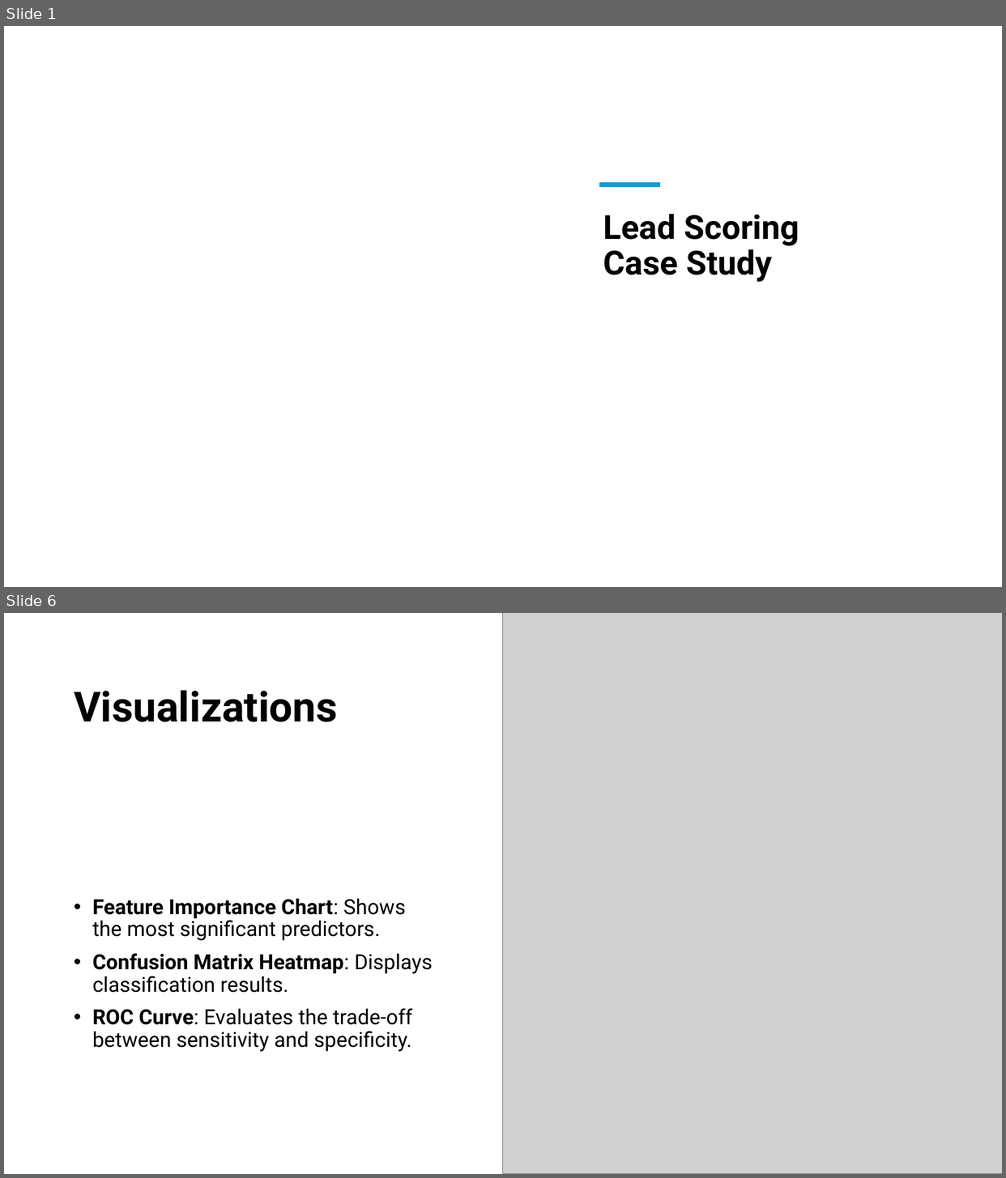
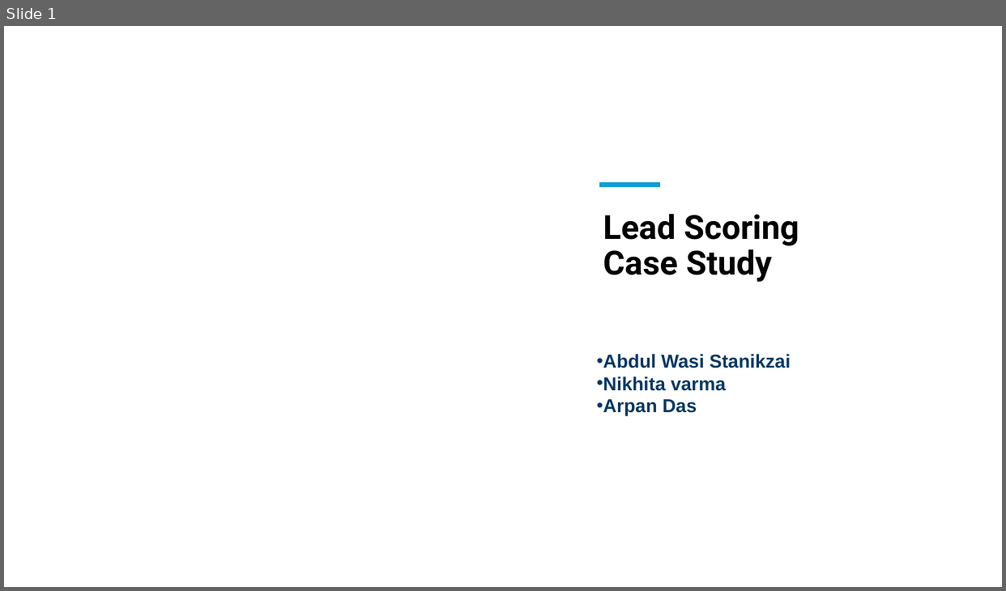
Before and after one commit to Wasistanikzai/Lead-Scoring-Case-Study, a slide deck: Presentation of Case Study.pptx. Shown one above the other, each under a label of ours: slides 1 and 6 before the commit, slide 1 after it; the slides between them are not shown. The pictures are 1006x1178 and 1006x591 pixels, drawn with LibreOffice and Linux fonts; fonts in the diff are those of the drawing; grey boxes stand for pictures; background and template pictures are left out. Boxes give left, top, right and bottom in pixels: in the first picture for what was removed or moved away, otherwise in the second. Text is boxed around its words. In the diff, an @@ line names an element or a change of style, - is before the commit and + after.

```diff
--- a/Presentation of Case Study.pptx
+++ b/Presentation of Case Study.pptx
@@ slide 6 removed at <box>4,613,1002,1174</box>, background #FFFFFF @@
@@ rectangle removed at <box>4,613,701,800</box> @@
@@ picture removed at <box>503,613,1002,1174</box> @@
@@ title removed at <box>74,690,338,722</box> @@
-Visualizations
@@ text removed at <box>92,898,432,1052</box> @@
-• Feature Importance Chart: Shows the most significant predictors.
-• Confusion Matrix Heatmap: Displays classification results.
-• ROC Curve: Evaluates the trade-off between sensitivity and specificity.
@@ slide 1 changed as well @@
@@ text added at <box>603,354,791,416</box>, 18 pt, text #073763, bold @@
+• Abdul Wasi Stanikzai
+• Nikhita varma
+• Arpan Das
```
Also in this commit, not shown: 2 other slides changed, 10 slides added, 4 other slides removed, 7 other files.
